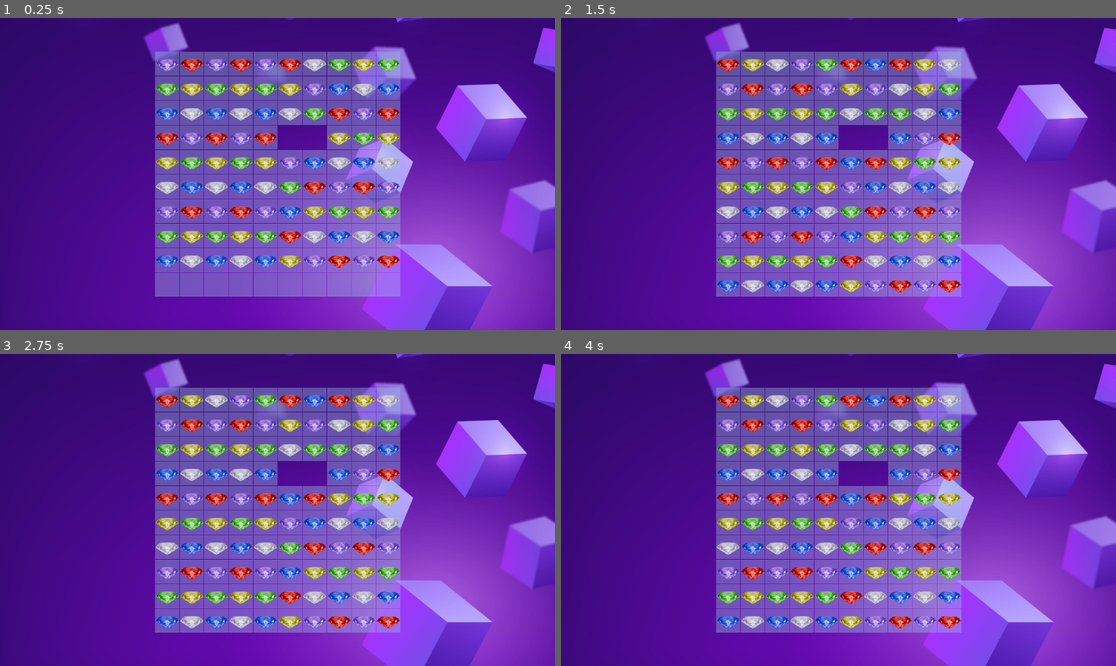
Above: before the commit, frames 1-4 (two rows, left to right).
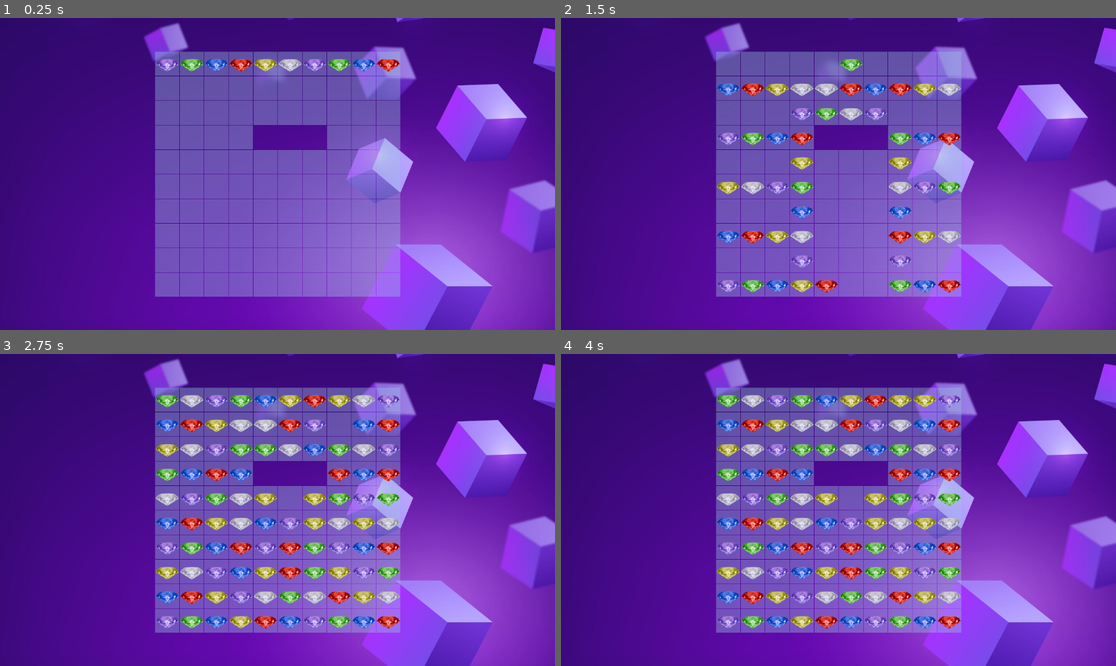
Above: after the commit, the same moments.

Repository: Medex81/LadyJu
Game: Godot game, scene res://game/scenes/game_field/game_field.tscn
Same seed, same stepped clock (60 frames per second), same inputs: the game is played once before the commit and once after it.
Inputs (mouse positions are in pixels of both pictures, inside the frame that each line leads up to):
- Up to frame 1 (0.25 s): no input
- Up to frame 2 (1.5 s): drag from (727, 64) to (894, 105) at 0.52 s; drag from (755, 64) to (810, 236) at 1.27 s
- Up to frame 3 (2.75 s): move the mouse to (216, 400) at 2.02 s; click (216, 400) at 2.17 s
- Up to frame 4 (4 s): drag from (799, 400) to (672, 463) at 2.77 s; tap Enter at 3.5 s; drag from (827, 400) to (866, 510) at 3.52 s

The runs differ from the first frame. In frame 1, 9.3% of the frame differs, in the area x 28-73%, y 13-81%; in frame 2, 9.3%; in frame 3, 9.1%; in frame 4, 8.8%.

Commit message:
Add match-delete mechanic to UI cells.

Diff:
--- a/game/logic/match3_core.gd
+++ b/game/logic/match3_core.gd
@@ -39,25 +39,26 @@
 	var cell = _cells[flat_index % _cols][flat_index / _cols] as CellModel
 	cell.items.append(ItemModel.new(is_blocked, type))
 
-func _move_if_can(col:int, row:int, shift:int, result:UpdateResult)->bool:
+func _move_if_can(col:int, row:int, shift:int, moves:Array)->bool:
 	if col + shift >= 0 \
 	and col + shift < _cols \
 	and _cells[col + shift][row + 1].can_receive():
-		var from_flat_index = col + row * _cols
-		var to_flat_index = col + shift + (row + 1) * _cols
-		result.moves.append([from_flat_index, to_flat_index])
+		var from_flat_index = index_to_flat(col, row)
+		var to_flat_index = index_to_flat(col + shift, row + 1)
+		moves.append([from_flat_index, to_flat_index])
 		_cells[col][row].swap(_cells[col + shift][row + 1])
 		return true
 	return false
 
-func _spawn(col:int, row:int, result:UpdateResult):
+func _spawn(col:int, row:int, spawns:Array):
 	var new_item = _spawn_index
 	_spawn_index += 1
 	if _spawn_index == EItemTypes.size():
 		_spawn_index = 0
 	_cells[col][row].add_item(ItemModel.new(false, new_item))
-	var in_flat_index = col + row * _cols
-	result.spawns.append([in_flat_index, new_item])
+
+	var in_flat_index = index_to_flat(col, row)
+	spawns.append([in_flat_index, new_item])
 
 func swap(index_first:int, index_second:int)->bool:
 	var col_first = index_first % _cols
@@ -100,7 +101,7 @@
 
 	return false
 
-func _match():
+func _match()->Array:
 	var accum = 1
 	var removes:Array
 	var remove:Array
@@ -131,22 +132,33 @@
 	if not removes.is_empty():
 		for cell in removes:
 			_cells[cell[0]][cell[1]].remove_item()
+	return removes
+
+func arr_to_flat(arr:Array)->Array[int]:
+	var result:Array[int]
+	if not arr.is_empty():
+		for cell in arr:
+			result.append(index_to_flat(cell[0], cell[1]))
+	return result
+
+func index_to_flat(col:int, row:int)->int:
+	return col + row * _cols
 
 func update()->UpdateResult:
 	_result.clear()
-	_match()
+	_result.deletes = arr_to_flat(_match())
 	for col in range(_cols - 1, -1, -1):
 		# -2  start from last - 1 row and check moving down
 		for row in range(_rows - 2, -1, -1):
 			# move
 			if _cells[col][row].can_move():
-				if not _move_if_can(col, row, 0, _result):
-					if not _move_if_can(col, row, 1, _result):
-						_move_if_can(col, row, -1,  _result)
+				if not _move_if_can(col, row, 0, _result.moves):
+					if not _move_if_can(col, row, 1, _result.moves):
+						_move_if_can(col, row, -1,  _result.moves)
 				continue
 
 			# spawn
 			if _cells[col][row].can_spawn():
-				_spawn(col, row, _result)
+				_spawn(col, row, _result.spawns)
 				continue
 	return _result
--- a/game/scenes/game_field/cell.gd
+++ b/game/scenes/game_field/cell.gd
@@ -24,10 +24,6 @@
 			_items.append(child)
 	return _items
 
-func _on_gui_input(event):
-	if event is InputEventMouseButton:
-		send_tap.emit(self, event.pressed)
-
 func _get_drag_data(_at_position):
 	return self
 
@@ -53,3 +49,8 @@
 	if item:
 		add_child(item)
 		items.append(item)
+
+func delete():
+	var item = items.pop_back() as Item
+	remove_child(item)
+	item.queue_free()
--- a/game/scenes/game_field/gred.gd
+++ b/game/scenes/game_field/gred.gd
@@ -35,15 +35,16 @@
 func _on_timer_timeout():
 	if _logic:
 		var result = _logic.update()
-		if result.moves.is_empty() and result.spawns.is_empty():
+		if result.is_empty():
 			$Timer.stop()
 		else:
-			move(result.moves)
+			delete(result.deletes)
+			swap(result.moves)
 			spawn(result.spawns)
 
-func move(moves:Array):
-	for swap in moves:
-		_cells[swap[0]].swap(_cells[swap[1]])
+func swap(moves:Array):
+	for _swap in moves:
+		_cells[_swap[0]].swap(_cells[_swap[1]])
 
 func create_item(item_type:Match3Logic.EItemTypes)->Item:
 	var item:Item = null
@@ -56,9 +57,13 @@
 	for _spawn in spawns:
 		_cells[_spawn[0]].spawn(create_item(_spawn[1]))
 
+func delete(deletes:Array):
+	for index in deletes:
+		_cells[index].delete()
+
 func _on_cell_tap(cell_first:Cell, cell_second:Cell):
 	var first = _cells.find(cell_first)
 	var second = _cells.find(cell_second)
 	if _logic and _logic.swap(first, second):
-		move([[first, second]])
+		swap([[first, second]])
 		$Timer.start()
--- a/game/scenes/game_field/gred.tscn
+++ b/game/scenes/game_field/gred.tscn
@@ -27,501 +27,314 @@
 [node name="cell" parent="." instance=ExtResource("2_tw0j8")]
 layout_mode = 2
 is_spawn = true
-is_hole = false
 
 [node name="cell2" parent="." instance=ExtResource("2_tw0j8")]
 layout_mode = 2
 is_spawn = true
-is_hole = false
 
 [node name="cell3" parent="." instance=ExtResource("2_tw0j8")]
 layout_mode = 2
 is_spawn = true
-is_hole = false
 
 [node name="cell4" parent="." instance=ExtResource("2_tw0j8")]
 layout_mode = 2
 is_spawn = true
-is_hole = false
 
 [node name="cell5" parent="." instance=ExtResource("2_tw0j8")]
 layout_mode = 2
 is_spawn = true
-is_hole = false
 
 [node name="cell6" parent="." instance=ExtResource("2_tw0j8")]
 layout_mode = 2
 is_spawn = true
-is_hole = false
 
 [node name="cell7" parent="." instance=ExtResource("2_tw0j8")]
 layout_mode = 2
 is_spawn = true
-is_hole = false
 
 [node name="cell8" parent="." instance=ExtResource("2_tw0j8")]
 layout_mode = 2
 is_spawn = true
-is_hole = false
 
 [node name="cell9" parent="." instance=ExtResource("2_tw0j8")]
 layout_mode = 2
 is_spawn = true
-is_hole = false
 
 [node name="cell10" parent="." instance=ExtResource("2_tw0j8")]
 layout_mode = 2
 is_spawn = true
-is_hole = false
 
 [node name="cell11" parent="." instance=ExtResource("2_tw0j8")]
 layout_mode = 2
-is_spawn = false
-is_hole = false
 
 [node name="cell12" parent="." instance=ExtResource("2_tw0j8")]
 layout_mode = 2
-is_spawn = false
-is_hole = false
 
 [node name="cell13" parent="." instance=ExtResource("2_tw0j8")]
 layout_mode = 2
-is_spawn = false
-is_hole = false
 
 [node name="cell14" parent="." instance=ExtResource("2_tw0j8")]
 layout_mode = 2
-is_spawn = false
-is_hole = false
 
 [node name="cell15" parent="." instance=ExtResource("2_tw0j8")]
 layout_mode = 2
-is_spawn = false
-is_hole = false
 
 [node name="cell16" parent="." instance=ExtResource("2_tw0j8")]
 layout_mode = 2
-is_spawn = false
-is_hole = false
 
 [node name="cell17" parent="." instance=ExtResource("2_tw0j8")]
 layout_mode = 2
-is_spawn = false
-is_hole = false
 
 [node name="cell18" parent="." instance=ExtResource("2_tw0j8")]
 layout_mode = 2
-is_spawn = false
-is_hole = false
 
 [node name="cell19" parent="." instance=ExtResource("2_tw0j8")]
 layout_mode = 2
-is_spawn = false
-is_hole = false
 
 [node name="cell20" parent="." instance=ExtResource("2_tw0j8")]
 layout_mode = 2
-is_spawn = false
-is_hole = false
 
 [node name="cell21" parent="." instance=ExtResource("2_tw0j8")]
 layout_mode = 2
-is_spawn = false
-is_hole = false
 
 [node name="cell22" parent="." instance=ExtResource("2_tw0j8")]
 layout_mode = 2
-is_spawn = false
-is_hole = false
 
 [node name="cell23" parent="." instance=ExtResource("2_tw0j8")]
 layout_mode = 2
-is_spawn = false
-is_hole = false
 
 [node name="cell24" parent="." instance=ExtResource("2_tw0j8")]
 layout_mode = 2
-is_spawn = false
-is_hole = false
 
 [node name="cell25" parent="." instance=ExtResource("2_tw0j8")]
 layout_mode = 2
-is_spawn = false
-is_hole = false
 
 [node name="cell26" parent="." instance=ExtResource("2_tw0j8")]
 layout_mode = 2
-is_spawn = false
-is_hole = false
 
 [node name="cell27" parent="." instance=ExtResource("2_tw0j8")]
 layout_mode = 2
-is_spawn = false
-is_hole = false
 
 [node name="cell28" parent="." instance=ExtResource("2_tw0j8")]
 layout_mode = 2
-is_spawn = false
-is_hole = false
 
 [node name="cell29" parent="." instance=ExtResource("2_tw0j8")]
 layout_mode = 2
-is_spawn = false
-is_hole = false
 
 [node name="cell30" parent="." instance=ExtResource("2_tw0j8")]
 layout_mode = 2
-is_spawn = false
-is_hole = false
 
 [node name="cell31" parent="." instance=ExtResource("2_tw0j8")]
 layout_mode = 2
-is_spawn = false
-is_hole = false
 
 [node name="cell32" parent="." instance=ExtResource("2_tw0j8")]
 layout_mode = 2
-is_spawn = false
-is_hole = false
 
 [node name="cell33" parent="." instance=ExtResource("2_tw0j8")]
 layout_mode = 2
-is_spawn = false
-is_hole = false
 
 [node name="cell34" parent="." instance=ExtResource("2_tw0j8")]
 layout_mode = 2
-is_spawn = false
-is_hole = false
 
 [node name="cell35" parent="." instance=ExtResource("2_tw0j8")]
 layout_mode = 2
-is_spawn = false
-is_hole = false
+is_hole = true
 
 [node name="cell36" parent="." instance=ExtResource("2_tw0j8")]
 layout_mode = 2
-is_spawn = false
 is_hole = true
 
 [node name="cell37" parent="." instance=ExtResource("2_tw0j8")]
 layout_mode = 2
-is_spawn = false
 is_hole = true
 
 [node name="cell38" parent="." instance=ExtResource("2_tw0j8")]
 layout_mode = 2
-is_spawn = false
-is_hole = false
 
 [node name="cell39" parent="." instance=ExtResource("2_tw0j8")]
 layout_mode = 2
-is_spawn = false
-is_hole = false
 
 [node name="cell40" parent="." instance=ExtResource("2_tw0j8")]
 layout_mode = 2
-is_spawn = false
-is_hole = false
 
 [node name="cell41" parent="." instance=ExtResource("2_tw0j8")]
 layout_mode = 2
-is_spawn = false
-is_hole = false
 
 [node name="cell42" parent="." instance=ExtResource("2_tw0j8")]
 layout_mode = 2
-is_spawn = false
-is_hole = false
 
 [node name="cell43" parent="." instance=ExtResource("2_tw0j8")]
 layout_mode = 2
-is_spawn = false
-is_hole = false
 
 [node name="cell44" parent="." instance=ExtResource("2_tw0j8")]
 layout_mode = 2
-is_spawn = false
-is_hole = false
 
 [node name="cell45" parent="." instance=ExtResource("2_tw0j8")]
 layout_mode = 2
-is_spawn = false
-is_hole = false
 
 [node name="cell46" parent="." instance=ExtResource("2_tw0j8")]
 layout_mode = 2
-is_spawn = false
-is_hole = false
 
 [node name="cell47" parent="." instance=ExtResource("2_tw0j8")]
 layout_mode = 2
-is_spawn = false
-is_hole = false
 
 [node name="cell48" parent="." instance=ExtResource("2_tw0j8")]
 layout_mode = 2
-is_spawn = false
-is_hole = false
 
 [node name="cell49" parent="." instance=ExtResource("2_tw0j8")]
 layout_mode = 2
-is_spawn = false
-is_hole = false
 
 [node name="cell50" parent="." instance=ExtResource("2_tw0j8")]
 layout_mode = 2
-is_spawn = false
-is_hole = false
 
 [node name="cell51" parent="." instance=ExtResource("2_tw0j8")]
 layout_mode = 2
-is_spawn = false
-is_hole = false
 
 [node name="cell52" parent="." instance=ExtResource("2_tw0j8")]
 layout_mode = 2
-is_spawn = false
-is_hole = false
 
 [node name="cell53" parent="." instance=ExtResource("2_tw0j8")]
 layout_mode = 2
-is_spawn = false
-is_hole = false
 
 [node name="cell54" parent="." instance=ExtResource("2_tw0j8")]
 layout_mode = 2
-is_spawn = false
-is_hole = false
 
 [node name="cell55" parent="." instance=ExtResource("2_tw0j8")]
 layout_mode = 2
-is_spawn = false
-is_hole = false
 
 [node name="cell56" parent="." instance=ExtResource("2_tw0j8")]
 layout_mode = 2
-is_spawn = false
-is_hole = false
 
 [node name="cell57" parent="." instance=ExtResource("2_tw0j8")]
 layout_mode = 2
-is_spawn = false
-is_hole = false
 
 [node name="cell58" parent="." instance=ExtResource("2_tw0j8")]
 layout_mode = 2
-is_spawn = false
-is_hole = false
 
 [node name="cell59" parent="." instance=ExtResource("2_tw0j8")]
 layout_mode = 2
-is_spawn = false
-is_hole = false
 
 [node name="cell60" parent="." instance=ExtResource("2_tw0j8")]
 layout_mode = 2
-is_spawn = false
-is_hole = false
 
 [node name="cell61" parent="." instance=ExtResource("2_tw0j8")]
 layout_mode = 2
-is_spawn = false
-is_hole = false
 
 [node name="cell62" parent="." instance=ExtResource("2_tw0j8")]
 layout_mode = 2
-is_spawn = false
-is_hole = false
 
 [node name="cell63" parent="." instance=ExtResource("2_tw0j8")]
 layout_mode = 2
-is_spawn = false
-is_hole = false
 
 [node name="cell64" parent="." instance=ExtResource("2_tw0j8")]
 layout_mode = 2
-is_spawn = false
-is_hole = false
 
 [node name="cell65" parent="." instance=ExtResource("2_tw0j8")]
 layout_mode = 2
-is_spawn = false
-is_hole = false
 
 [node name="cell66" parent="." instance=ExtResource("2_tw0j8")]
 layout_mode = 2
-is_spawn = false
-is_hole = false
 
 [node name="cell67" parent="." instance=ExtResource("2_tw0j8")]
 layout_mode = 2
-is_spawn = false
-is_hole = false
 
 [node name="cell68" parent="." instance=ExtResource("2_tw0j8")]
 layout_mode = 2
-is_spawn = false
-is_hole = false
 
 [node name="cell69" parent="." instance=ExtResource("2_tw0j8")]
 layout_mode = 2
-is_spawn = false
-is_hole = false
 
 [node name="cell70" parent="." instance=ExtResource("2_tw0j8")]
 layout_mode = 2
-is_spawn = false
-is_hole = false
 
 [node name="cell71" parent="." instance=ExtResource("2_tw0j8")]
 layout_mode = 2
-is_spawn = false
-is_hole = false
 
 [node name="cell72" parent="." instance=ExtResource("2_tw0j8")]
 layout_mode = 2
-is_spawn = false
-is_hole = false
 
 [node name="cell73" parent="." instance=ExtResource("2_tw0j8")]
 layout_mode = 2
-is_spawn = false
-is_hole = false
 
 [node name="cell74" parent="." instance=ExtResource("2_tw0j8")]
 layout_mode = 2
-is_spawn = false
-is_hole = false
 
 [node name="cell75" parent="." instance=ExtResource("2_tw0j8")]
 layout_mode = 2
-is_spawn = false
-is_hole = false
 
 [node name="cell76" parent="." instance=ExtResource("2_tw0j8")]
 layout_mode = 2
-is_spawn = false
-is_hole = false
 
 [node name="cell77" parent="." instance=ExtResource("2_tw0j8")]
 layout_mode = 2
-is_spawn = false
-is_hole = false
 
 [node name="cell78" parent="." instance=ExtResource("2_tw0j8")]
 layout_mode = 2
-is_spawn = false
-is_hole = false
 
 [node name="cell79" parent="." instance=ExtResource("2_tw0j8")]
 layout_mode = 2
-is_spawn = false
-is_hole = false
 
 [node name="cell80" parent="." instance=ExtResource("2_tw0j8")]
 layout_mode = 2
-is_spawn = false
-is_hole = false
 
 [node name="cell81" parent="." instance=ExtResource("2_tw0j8")]
 layout_mode = 2
-is_spawn = false
-is_hole = false
 
 [node name="cell82" parent="." instance=ExtResource("2_tw0j8")]
 layout_mode = 2
-is_spawn = false
-is_hole = false
 
 [node name="cell83" parent="." instance=ExtResource("2_tw0j8")]
 layout_mode = 2
-is_spawn = false
-is_hole = false
 
 [node name="cell84" parent="." instance=ExtResource("2_tw0j8")]
 layout_mode = 2
-is_spawn = false
-is_hole = false
 
 [node name="cell85" parent="." instance=ExtResource("2_tw0j8")]
 layout_mode = 2
-is_spawn = false
-is_hole = false
 
 [node name="cell86" parent="." instance=ExtResource("2_tw0j8")]
 layout_mode = 2
-is_spawn = false
-is_hole = false
 
 [node name="cell87" parent="." instance=ExtResource("2_tw0j8")]
 layout_mode = 2
-is_spawn = false
-is_hole = false
 
 [node name="cell88" parent="." instance=ExtResource("2_tw0j8")]
 layout_mode = 2
-is_spawn = false
-is_hole = false
 
 [node name="cell89" parent="." instance=ExtResource("2_tw0j8")]
 layout_mode = 2
-is_spawn = false
-is_hole = false
 
 [node name="cell90" parent="." instance=ExtResource("2_tw0j8")]
 layout_mode = 2
-is_spawn = false
-is_hole = false
 
 [node name="cell91" parent="." instance=ExtResource("2_tw0j8")]
 layout_mode = 2
-is_spawn = false
-is_hole = false
 
 [node name="cell92" parent="." instance=ExtResource("2_tw0j8")]
 layout_mode = 2
-is_spawn = false
-is_hole = false
 
 [node name="cell93" parent="." instance=ExtResource("2_tw0j8")]
 layout_mode = 2
-is_spawn = false
-is_hole = false
 
 [node name="cell94" parent="." instance=ExtResource("2_tw0j8")]
 layout_mode = 2
-is_spawn = false
-is_hole = false
 
 [node name="cell95" parent="." instance=ExtResource("2_tw0j8")]
 layout_mode = 2
-is_spawn = false
-is_hole = false
 
 [node name="cell96" parent="." instance=ExtResource("2_tw0j8")]
 layout_mode = 2
-is_spawn = false
-is_hole = false
 
 [node name="cell97" parent="." instance=ExtResource("2_tw0j8")]
 layout_mode = 2
-is_spawn = false
-is_hole = false
 
 [node name="cell98" parent="." instance=ExtResource("2_tw0j8")]
 layout_mode = 2
-is_spawn = false
-is_hole = false
 
 [node name="cell99" parent="." instance=ExtResource("2_tw0j8")]
 layout_mode = 2
-is_spawn = false
-is_hole = false
 
 [node name="cell100" parent="." instance=ExtResource("2_tw0j8")]
 layout_mode = 2
-is_spawn = false
-is_hole = false
 
 [connection signal="timeout" from="Timer" to="." method="_on_timer_timeout"]
